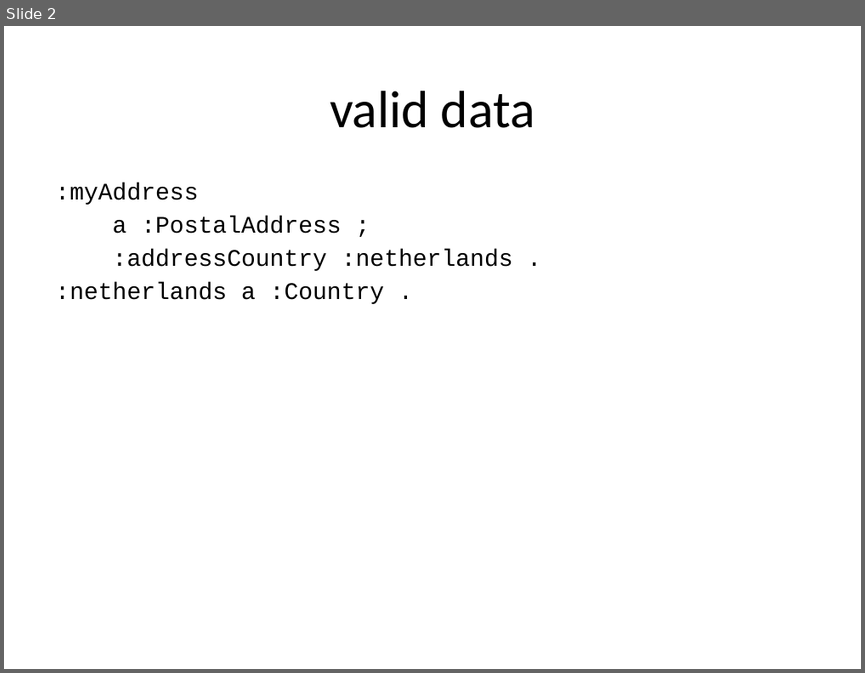
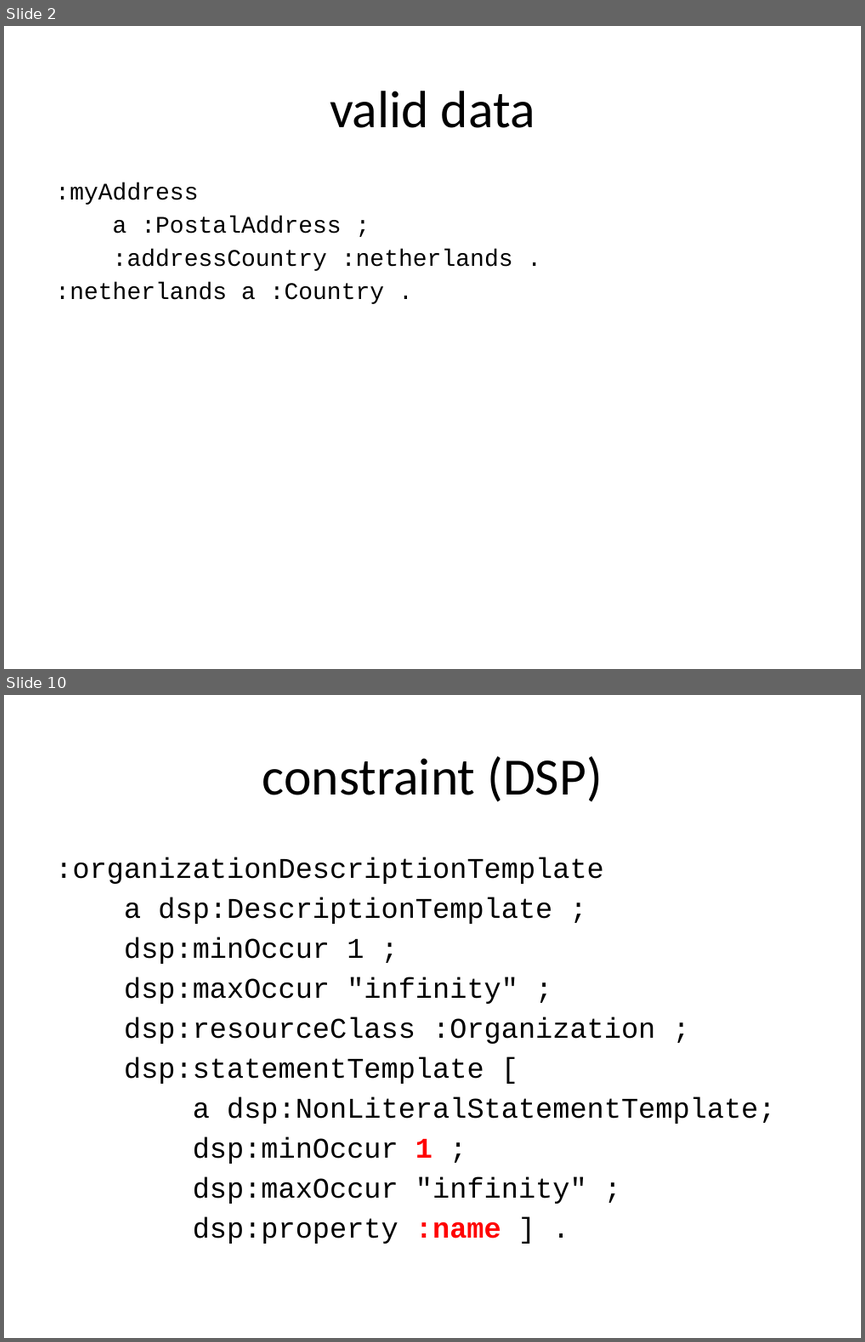
Before and after one commit to boschthomas/rdf-validation-research, a slide deck: presentations/Tutorial Thomas Bosch (DC 2014).pptx. Shown one above the other, each under a label of ours: slide 2 before the commit, slides 2 and 10 after it; the slides between them are not shown. The pictures are 865x673 and 865x1342 pixels, drawn with LibreOffice and Linux fonts; fonts in the diff are those of the drawing. Boxes give left, top, right and bottom in pixels: in the first picture for what was removed or moved away, otherwise in the second. Text is boxed around its words. In the diff, an @@ line names an element or a change of style, - is before the commit and + after.

```diff
--- a/presentations/Tutorial Thomas Bosch (DC 2014).pptx
+++ b/presentations/Tutorial Thomas Bosch (DC 2014).pptx
@@ slide 10 added at [4,695,861,1338], background #FFFFFF @@
@@ title added at [262,756,602,802], 44 pt, text #000000 @@
+constraint (DSP)
@@ text added at [55,857,775,1243], 24 pt, text #000000 @@
+:organizationDescriptionTemplate
+a dsp:DescriptionTemplate ;
+dsp:minOccur 1 ;
+dsp:maxOccur "infinity" ;
+dsp:resourceClass :Organization ;
+dsp:statementTemplate [
+a dsp:NonLiteralStatementTemplate;
+dsp:minOccur 1 ;
+dsp:maxOccur "infinity" ;
+dsp:property :name ] .
```
Also in this commit, not shown: 4 slides changed, 14 other slides added, 1 other file.
